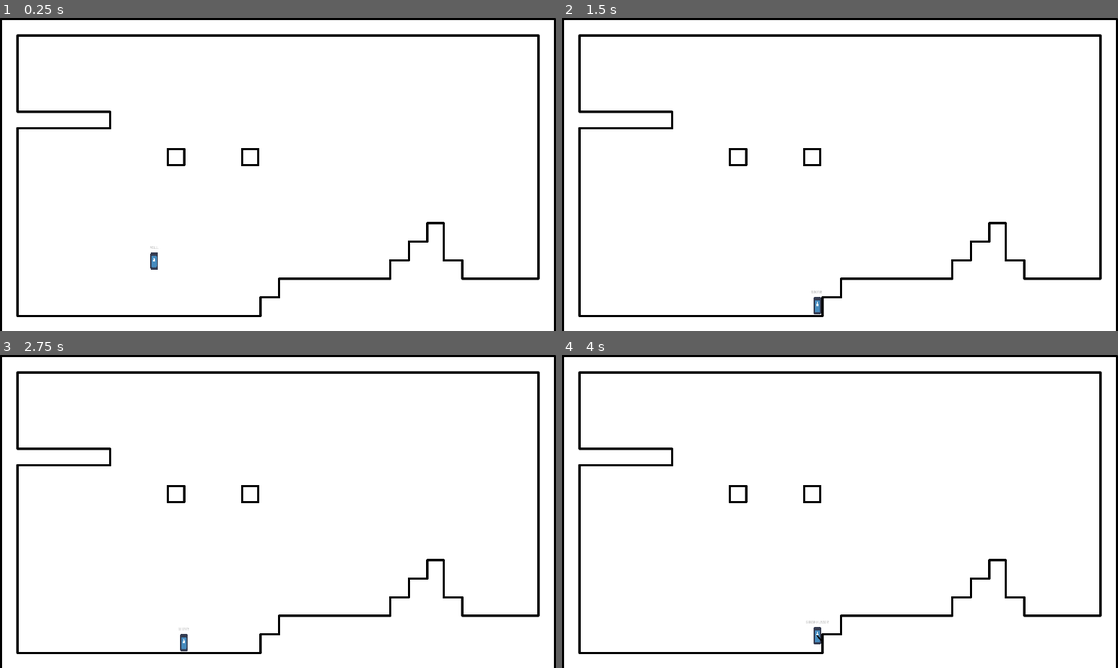
Above: before the commit, frames 1-4 (two rows, left to right).
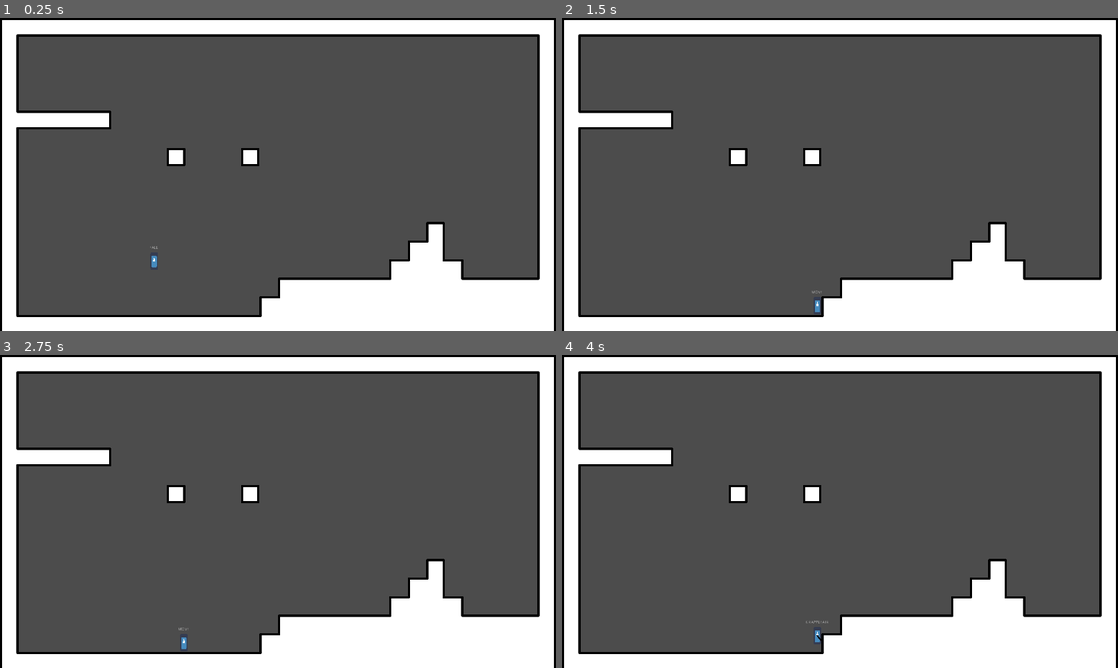
Above: after the commit, the same moments.

Repository: QuentinDaveau/Frames
Game: Godot game, scene res://test_scene.tscn
The game is run twice, just before and just after one commit, with the same random seed, the same clock (stepped at 60 frames per second) and the same inputs. The engine's default icon, where the game draws it, is replaced by a stand-in: a white triangle on a blue panel in a dark square.
Inputs (mouse positions are in pixels of both pictures, inside the frame that each line leads up to):
- Up to frame 1 (0.25 s): no input
- Up to frame 2 (1.5 s): tap Enter at 0.5 s; move the mouse to (962, 158) at 0.52 s; press the mouse at (962, 158) at 0.53 s; hold Right (ui_right) from 0.53 s (still down); tap Space (game_jump) at 0.77, 1.25 s; move the mouse to (728, 190) at 1.27 s; release the mouse at (728, 190) at 1.28 s; click (728, 190) at 1.35 s
- Up to frame 3 (2.75 s): tap Space (game_jump) at 1.52 s; move the mouse to (333, 442) at 2.02 s; release Right (ui_right) at 2.03 s; press the mouse at (333, 442) at 2.03 s; hold Left (ui_left) from 2.03 s (still down)
- Up to frame 4 (4 s): move the mouse to (812, 574) at 2.77 s; release Left (ui_left) at 2.78 s; release the mouse at (812, 574) at 2.78 s; hold Right (ui_right) from 2.78 s (still down); click (812, 574) at 2.85 s; tap Space (game_jump) at 3.02, 3.77 s; move the mouse to (1006, 558) at 3.52 s; press the mouse at (1006, 558) at 3.53 s

The runs differ from the first frame. In frame 1, 74% of the frame differs, in the area x 3-100%, y 0-95%; in frame 2, 74%; in frame 3, 74%; in frame 4, 74%.

Commit message:
Invert hook raycast direction

Diff:
--- a/entities/rope/rope_manager.gd
+++ b/entities/rope/rope_manager.gd
@@ -111,13 +111,13 @@
 		_length_left = 0.01
 
 	_active_parent_vect = _active_joint_position - _parent_joint_position
-	$Cast.global_position = _active_joint_position + (_joints_offset.back() * 2.0)
 	_rebatch_line_points()
 	emit_signal("rope_points_updated", _active_joint_position, _length_left)
 
 
 func _update_cast() -> void:
-	$Cast.rotation = $Cast.global_position.angle_to_point(_hanged_body_position) + PI/2
+	$Cast.global_position = _hanged_body_position
+	$Cast.rotation = $Cast.global_position.angle_to_point(_active_joint_position + (_joints_offset.back() * 2.0)) + PI/2
 	$Cast/RayCast2D.cast_to.y = _active_joint_position.distance_to(_hanged_body_position) - $Cast/RayCast2D.position.y
 	$Cast/RayCast2D.force_raycast_update()
 
--- a/project.godot
+++ b/project.godot
@@ -87,5 +87,4 @@
 
 [rendering]
 
-environment/default_clear_color=Color( 1, 1, 1, 1 )
 environment/default_environment="res://default_env.tres"
